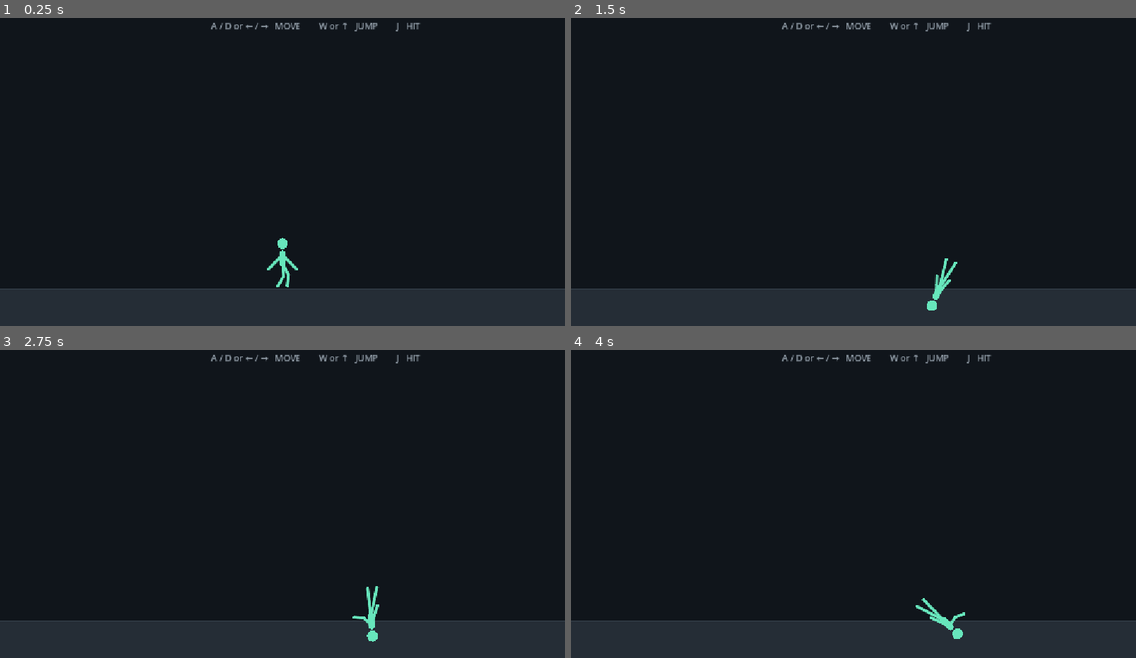
Above: before the commit, frames 1-4 (two rows, left to right).
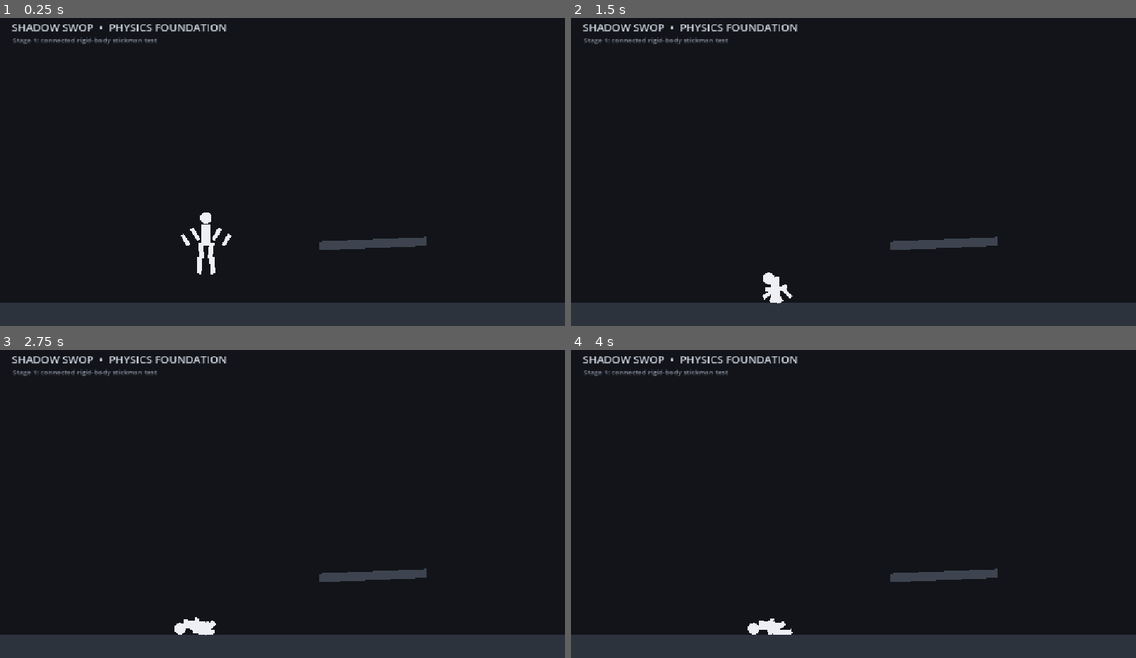
Above: after the commit, the same moments.

Repository: divanburke/ShadowSwap
Game: Godot game, scene res://main.tscn
Two runs of this game, one before a commit and one after it. Both use one fixed random seed, a clock stepped at 60 frames per second and the inputs below.
Inputs:
- Up to frame 1 (0.25 s): no input
- Up to frame 2 (1.5 s): hold D 0.53-1.28 s; hold J 0.53-1.28 s; hold A from 1.28 s (still down); tap J at 1.35 s
- Up to frame 3 (2.75 s): release A at 2.03 s; hold D from 2.03 s (still down); hold J from 2.03 s (still down)
- Up to frame 4 (4 s): release D at 2.78 s; release J at 2.78 s; hold W 2.78-3.53 s; tap J at 2.85 s; hold A from 3.53 s (still down); hold J from 3.53 s (still down)

The runs differ from the first frame. In frame 1, 6.8% of the frame differs, in the area x 0-100%, y 1-93%; in frame 2, 6.4%; in frame 3, 6.3%; in frame 4, 6.3%.

Commit message:
Rebuild physics foundation: connected ragdoll test scene

Diff:
--- a/main.tscn
+++ b/main.tscn
@@ -1,6 +1,343 @@
-[gd_scene format=3]
-
-[ext_resource type="Script" path="res://scripts/main.gd" id="1_main"]
+[gd_scene load_steps=13 format=3]
+
+[sub_resource type="PhysicsMaterial" id="PhysicsMaterial_player"]
+friction = 0.85
+bounce = 0.05
+
+[sub_resource type="RectangleShape2D" id="Shape_floor"]
+size = Vector2(1152, 48)
+
+[sub_resource type="RectangleShape2D" id="Shape_torso"]
+size = Vector2(18, 44)
+
+[sub_resource type="CircleShape2D" id="Shape_head"]
+radius = 12.0
+
+[sub_resource type="CapsuleShape2D" id="Shape_upper_arm"]
+radius = 4.0
+height = 28.0
+
+[sub_resource type="CapsuleShape2D" id="Shape_lower_arm"]
+radius = 4.0
+height = 26.0
+
+[sub_resource type="CapsuleShape2D" id="Shape_upper_leg"]
+radius = 4.5
+height = 32.0
+
+[sub_resource type="CapsuleShape2D" id="Shape_lower_leg"]
+radius = 4.5
+height = 34.0
+
+[sub_resource type="RectangleShape2D" id="Shape_platform"]
+size = Vector2(220, 18)
+
+[sub_resource type="RectangleShape2D" id="Shape_side_wall"]
+size = Vector2(24, 648)
+
+[sub_resource type="CircleShape2D" id="Shape_joint"]
+radius = 5.0
 
 [node name="Main" type="Node2D"]
-script = ExtResource("1_main")
+
+[node name="Background" type="ColorRect" parent="."]
+offset_right = 1152.0
+offset_bottom = 648.0
+mouse_filter = 2
+color = Color(0.07, 0.08, 0.1, 1)
+
+[node name="Arena" type="Node2D" parent="."]
+
+[node name="Floor" type="StaticBody2D" parent="Arena"]
+position = Vector2(576, 624)
+collision_layer = 1
+collision_mask = 2
+physics_material_override = SubResource("PhysicsMaterial_player")
+
+[node name="CollisionShape2D" type="CollisionShape2D" parent="Arena/Floor"]
+shape = SubResource("Shape_floor")
+
+[node name="Visual" type="Polygon2D" parent="Arena/Floor"]
+polygon = PackedVector2Array(-576, -24, 576, -24, 576, 24, -576, 24)
+color = Color(0.18, 0.2, 0.24, 1)
+
+[node name="Platform" type="StaticBody2D" parent="Arena"]
+position = Vector2(760, 480)
+rotation = -0.04
+collision_layer = 1
+collision_mask = 2
+
+[node name="CollisionShape2D" type="CollisionShape2D" parent="Arena/Platform"]
+shape = SubResource("Shape_platform")
+
+[node name="Visual" type="Polygon2D" parent="Arena/Platform"]
+polygon = PackedVector2Array(-110, -9, 110, -9, 110, 9, -110, 9)
+color = Color(0.24, 0.27, 0.31, 1)
+
+[node name="LeftWall" type="StaticBody2D" parent="Arena"]
+position = Vector2(12, 324)
+collision_layer = 1
+collision_mask = 2
+
+[node name="CollisionShape2D" type="CollisionShape2D" parent="Arena/LeftWall"]
+shape = SubResource("Shape_side_wall")
+
+[node name="RightWall" type="StaticBody2D" parent="Arena"]
+position = Vector2(1140, 324)
+collision_layer = 1
+collision_mask = 2
+
+[node name="CollisionShape2D" type="CollisionShape2D" parent="Arena/RightWall"]
+shape = SubResource("Shape_side_wall")
+
+[node name="Player" type="Node2D" parent="."]
+position = Vector2(420, 430)
+
+[node name="Torso" type="RigidBody2D" parent="Player"]
+collision_layer = 2
+collision_mask = 1
+mass = 2.2
+linear_damp = 0.45
+angular_damp = 1.8
+can_sleep = false
+physics_material_override = SubResource("PhysicsMaterial_player")
+
+[node name="CollisionShape2D" type="CollisionShape2D" parent="Player/Torso"]
+shape = SubResource("Shape_torso")
+
+[node name="Visual" type="Polygon2D" parent="Player/Torso"]
+polygon = PackedVector2Array(-9, -22, 9, -22, 9, 22, -9, 22)
+color = Color(0.93, 0.94, 0.96, 1)
+
+[node name="Head" type="RigidBody2D" parent="Player"]
+position = Vector2(0, -35)
+collision_layer = 2
+collision_mask = 1
+mass = 0.8
+linear_damp = 0.35
+angular_damp = 1.6
+can_sleep = false
+physics_material_override = SubResource("PhysicsMaterial_player")
+
+[node name="CollisionShape2D" type="CollisionShape2D" parent="Player/Head"]
+shape = SubResource("Shape_head")
+
+[node name="Visual" type="Polygon2D" parent="Player/Head"]
+polygon = PackedVector2Array(0, -12, 4.59, -11.09, 8.49, -8.49, 11.09, -4.59, 12, 0, 11.09, 4.59, 8.49, 8.49, 4.59, 11.09, 0, 12, -4.59, 11.09, -8.49, 8.49, -11.09, 4.59, -12, 0, -11.09, -4.59, -8.49, -8.49, -4.59, -11.09)
+color = Color(0.93, 0.94, 0.96, 1)
+
+[node name="UpperArmL" type="RigidBody2D" parent="Player"]
+position = Vector2(-22, -2)
+rotation = -0.55
+collision_layer = 2
+collision_mask = 1
+mass = 0.45
+linear_damp = 0.3
+angular_damp = 1.0
+can_sleep = false
+physics_material_override = SubResource("PhysicsMaterial_player")
+
+[node name="CollisionShape2D" type="CollisionShape2D" parent="Player/UpperArmL"]
+shape = SubResource("Shape_upper_arm")
+
+[node name="Visual" type="Polygon2D" parent="Player/UpperArmL"]
+polygon = PackedVector2Array(-4, -14, 4, -14, 4, 14, -4, 14)
+color = Color(0.93, 0.94, 0.96, 1)
+
+[node name="LowerArmL" type="RigidBody2D" parent="Player"]
+position = Vector2(-42, 10)
+rotation = -0.55
+collision_layer = 2
+collision_mask = 1
+mass = 0.35
+linear_damp = 0.25
+angular_damp = 0.9
+can_sleep = false
+physics_material_override = SubResource("PhysicsMaterial_player")
+
+[node name="CollisionShape2D" type="CollisionShape2D" parent="Player/LowerArmL"]
+shape = SubResource("Shape_lower_arm")
+
+[node name="Visual" type="Polygon2D" parent="Player/LowerArmL"]
+polygon = PackedVector2Array(-4, -13, 4, -13, 4, 13, -4, 13)
+color = Color(0.93, 0.94, 0.96, 1)
+
+[node name="UpperArmR" type="RigidBody2D" parent="Player"]
+position = Vector2(22, -2)
+rotation = 0.55
+collision_layer = 2
+collision_mask = 1
+mass = 0.45
+linear_damp = 0.3
+angular_damp = 1.0
+can_sleep = false
+physics_material_override = SubResource("PhysicsMaterial_player")
+
+[node name="CollisionShape2D" type="CollisionShape2D" parent="Player/UpperArmR"]
+shape = SubResource("Shape_upper_arm")
+
+[node name="Visual" type="Polygon2D" parent="Player/UpperArmR"]
+polygon = PackedVector2Array(-4, -14, 4, -14, 4, 14, -4, 14)
+color = Color(0.93, 0.94, 0.96, 1)
+
+[node name="LowerArmR" type="RigidBody2D" parent="Player"]
+position = Vector2(42, 10)
+rotation = 0.55
+collision_layer = 2
+collision_mask = 1
+mass = 0.35
+linear_damp = 0.25
+angular_damp = 0.9
+can_sleep = false
+physics_material_override = SubResource("PhysicsMaterial_player")
+
+[node name="CollisionShape2D" type="CollisionShape2D" parent="Player/LowerArmR"]
+shape = SubResource("Shape_lower_arm")
+
+[node name="Visual" type="Polygon2D" parent="Player/LowerArmR"]
+polygon = PackedVector2Array(-4, -13, 4, -13, 4, 13, -4, 13)
+color = Color(0.93, 0.94, 0.96, 1)
+
+[node name="UpperLegL" type="RigidBody2D" parent="Player"]
+position = Vector2(-10, 31)
+rotation = -0.13
+collision_layer = 2
+collision_mask = 1
+mass = 0.75
+linear_damp = 0.35
+angular_damp = 1.2
+can_sleep = false
+physics_material_override = SubResource("PhysicsMaterial_player")
+
+[node name="CollisionShape2D" type="CollisionShape2D" parent="Player/UpperLegL"]
+shape = SubResource("Shape_upper_leg")
+
+[node name="Visual" type="Polygon2D" parent="Player/UpperLegL"]
+polygon = PackedVector2Array(-5, -16, 5, -16, 5, 16, -5, 16)
+color = Color(0.93, 0.94, 0.96, 1)
+
+[node name="LowerLegL" type="RigidBody2D" parent="Player"]
+position = Vector2(-13, 62)
+rotation = 0.06
+collision_layer = 2
+collision_mask = 1
+mass = 0.65
+linear_damp = 0.3
+angular_damp = 1.0
+can_sleep = false
+physics_material_override = SubResource("PhysicsMaterial_player")
+
+[node name="CollisionShape2D" type="CollisionShape2D" parent="Player/LowerLegL"]
+shape = SubResource("Shape_lower_leg")
+
+[node name="Visual" type="Polygon2D" parent="Player/LowerLegL"]
+polygon = PackedVector2Array(-5, -17, 5, -17, 5, 17, -5, 17)
+color = Color(0.93, 0.94, 0.96, 1)
+
+[node name="UpperLegR" type="RigidBody2D" parent="Player"]
+position = Vector2(10, 31)
+rotation = 0.13
+collision_layer = 2
+collision_mask = 1
+mass = 0.75
+linear_damp = 0.35
+angular_damp = 1.2
+can_sleep = false
+physics_material_override = SubResource("PhysicsMaterial_player")
+
+[node name="CollisionShape2D" type="CollisionShape2D" parent="Player/UpperLegR"]
+shape = SubResource("Shape_upper_leg")
+
+[node name="Visual" type="Polygon2D" parent="Player/UpperLegR"]
+polygon = PackedVector2Array(-5, -16, 5, -16, 5, 16, -5, 16)
+color = Color(0.93, 0.94, 0.96, 1)
+
+[node name="LowerLegR" type="RigidBody2D" parent="Player"]
+position = Vector2(13, 62)
+rotation = -0.06
+collision_layer = 2
+collision_mask = 1
+mass = 0.65
+linear_damp = 0.3
+angular_damp = 1.0
+can_sleep = false
+physics_material_override = SubResource("PhysicsMaterial_player")
+
+[node name="CollisionShape2D" type="CollisionShape2D" parent="Player/LowerLegR"]
+shape = SubResource("Shape_lower_leg")
+
+[node name="Visual" type="Polygon2D" parent="Player/LowerLegR"]
+polygon = PackedVector2Array(-5, -17, 5, -17, 5, 17, -5, 17)
+color = Color(0.93, 0.94, 0.96, 1)
+
+[node name="NeckJoint" type="PinJoint2D" parent="Player"]
+position = Vector2(0, -23)
+node_a = NodePath("../Torso")
+node_b = NodePath("../Head")
+softness = 0.0
+
+[node name="ShoulderJointL" type="PinJoint2D" parent="Player"]
+position = Vector2(-9, -15)
+node_a = NodePath("../Torso")
+node_b = NodePath("../UpperArmL")
+softness = 0.0
+
+[node name="ElbowJointL" type="PinJoint2D" parent="Player"]
+position = Vector2(-35, 6)
+node_a = NodePath("../UpperArmL")
+node_b = NodePath("../LowerArmL")
+softness = 0.0
+
+[node name="ShoulderJointR" type="PinJoint2D" parent="Player"]
+position = Vector2(9, -15)
+node_a = NodePath("../Torso")
+node_b = NodePath("../UpperArmR")
+softness = 0.0
+
+[node name="ElbowJointR" type="PinJoint2D" parent="Player"]
+position = Vector2(35, 6)
+node_a = NodePath("../UpperArmR")
+node_b = NodePath("../LowerArmR")
+softness = 0.0
+
+[node name="HipJointL" type="PinJoint2D" parent="Player"]
+position = Vector2(-7, 22)
+node_a = NodePath("../Torso")
+node_b = NodePath("../UpperLegL")
+softness = 0.0
+
+[node name="KneeJointL" type="PinJoint2D" parent="Player"]
+position = Vector2(-11, 46)
+node_a = NodePath("../UpperLegL")
+node_b = NodePath("../LowerLegL")
+softness = 0.0
+
+[node name="HipJointR" type="PinJoint2D" parent="Player"]
+position = Vector2(7, 22)
+node_a = NodePath("../Torso")
+node_b = NodePath("../UpperLegR")
+softness = 0.0
+
+[node name="KneeJointR" type="PinJoint2D" parent="Player"]
+position = Vector2(11, 46)
+node_a = NodePath("../UpperLegR")
+node_b = NodePath("../LowerLegR")
+softness = 0.0
+
+[node name="StageLabel" type="Label" parent="."]
+offset_left = 24.0
+offset_top = 22.0
+offset_right = 580.0
+offset_bottom = 58.0
+theme_override_colors/font_color = Color(0.82, 0.84, 0.88, 1)
+theme_override_font_sizes/font_size = 22
+text = "SHADOW SWOP  •  PHYSICS FOUNDATION"
+
+[node name="HintLabel" type="Label" parent="."]
+offset_left = 26.0
+offset_top = 54.0
+offset_right = 700.0
+offset_bottom = 82.0
+theme_override_colors/font_color = Color(0.55, 0.58, 0.64, 1)
+theme_override_font_sizes/font_size = 14
+text = "Stage 1: connected rigid-body stickman test"
